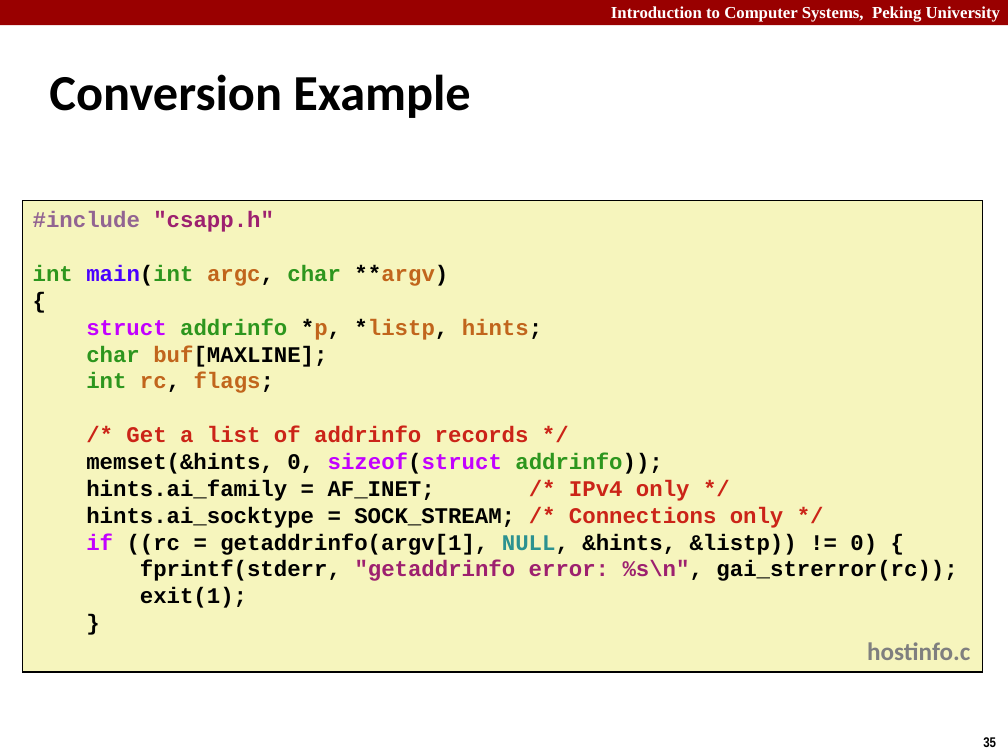
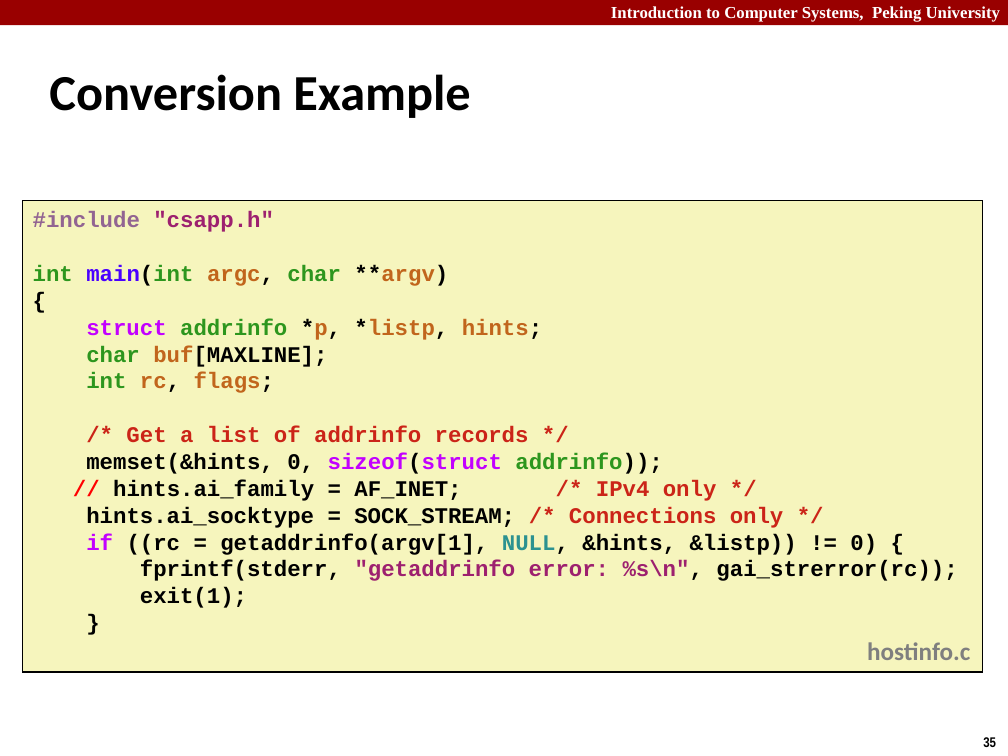
Before and after one commit to caodg/ics, a slide deck: slide 35 of slides/B09-NET2-socket.pptx. Drawn at 1008x756 pixels with LibreOffice and Linux fonts; fonts in the diff are those of the drawing. Boxes give left, top, right and bottom in pixels: in the first picture for what was removed or moved away, otherwise in the second. Text is boxed around its words. In the diff, an @@ line names an element or a change of style, - is before the commit and + after.

```diff
--- a/slides/B09-NET2-socket.pptx
+++ b/slides/B09-NET2-socket.pptx
@@ text in rectangle at <box>113,480,717,501</box>: text changed @@
-hints.ai_family = AF_INET; /* IPv4 only */
+// hints.ai_family = AF_INET; /* IPv4 only */
```
Also in this commit, not shown: 3 other slides changed, 1 other file.
